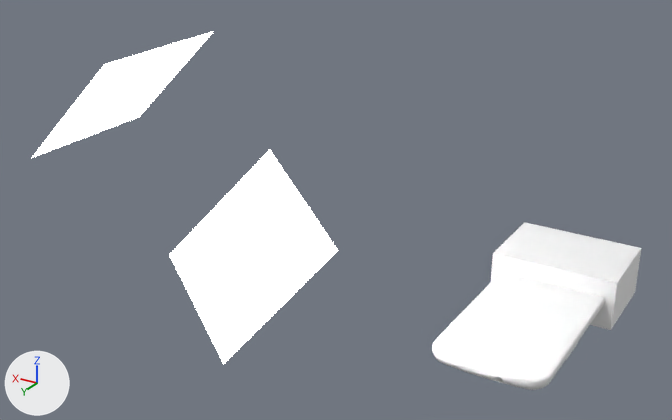
What one commit did to the Blender file horn/s4/s4.blend.
Camera for both pictures: a 50 mm lens placed at (-156.0, 483.0, 286.0), pointed at (119.0, 25.0, 57.0). The axes (+X, +Y, +Z) are drawn at lower left. The lights are the same throughout.
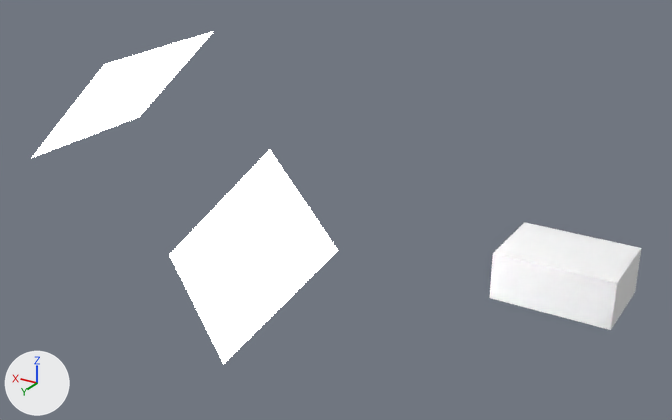
The change in detail:
Object 'S3' (ob_s3) is now hidden.

What differs and where, as boxes [x1, y1, x2, y2] in the pictures (672 x 420 px):
'S3', hidden
    before: [432, 272, 605, 390]
